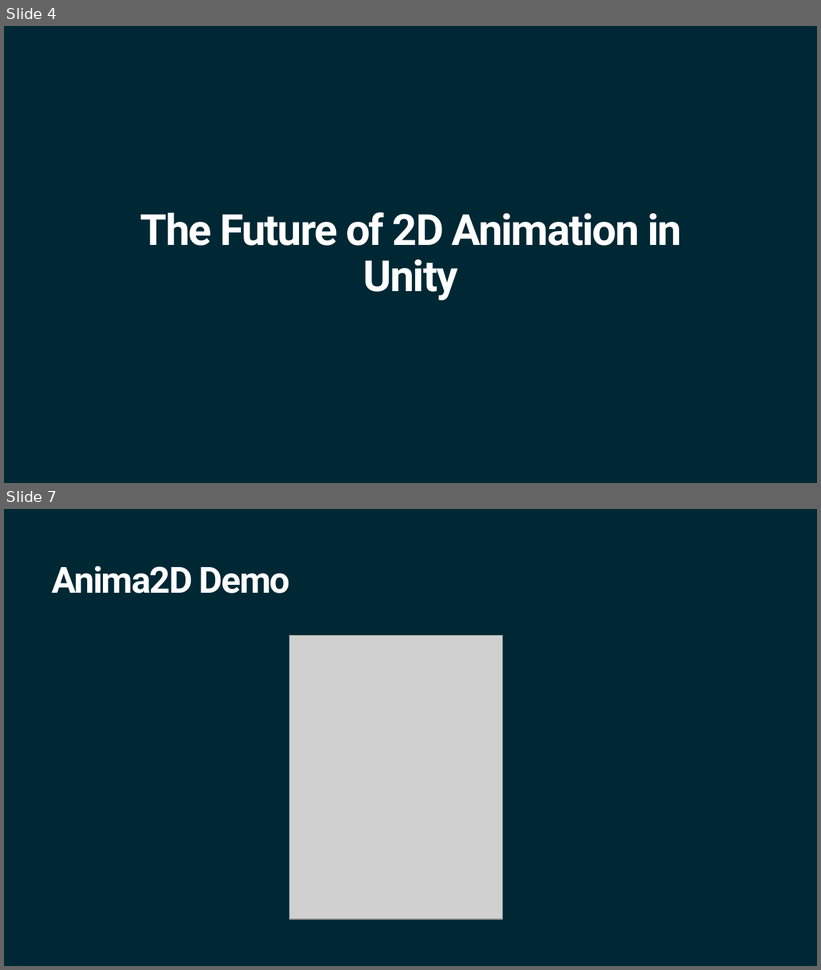
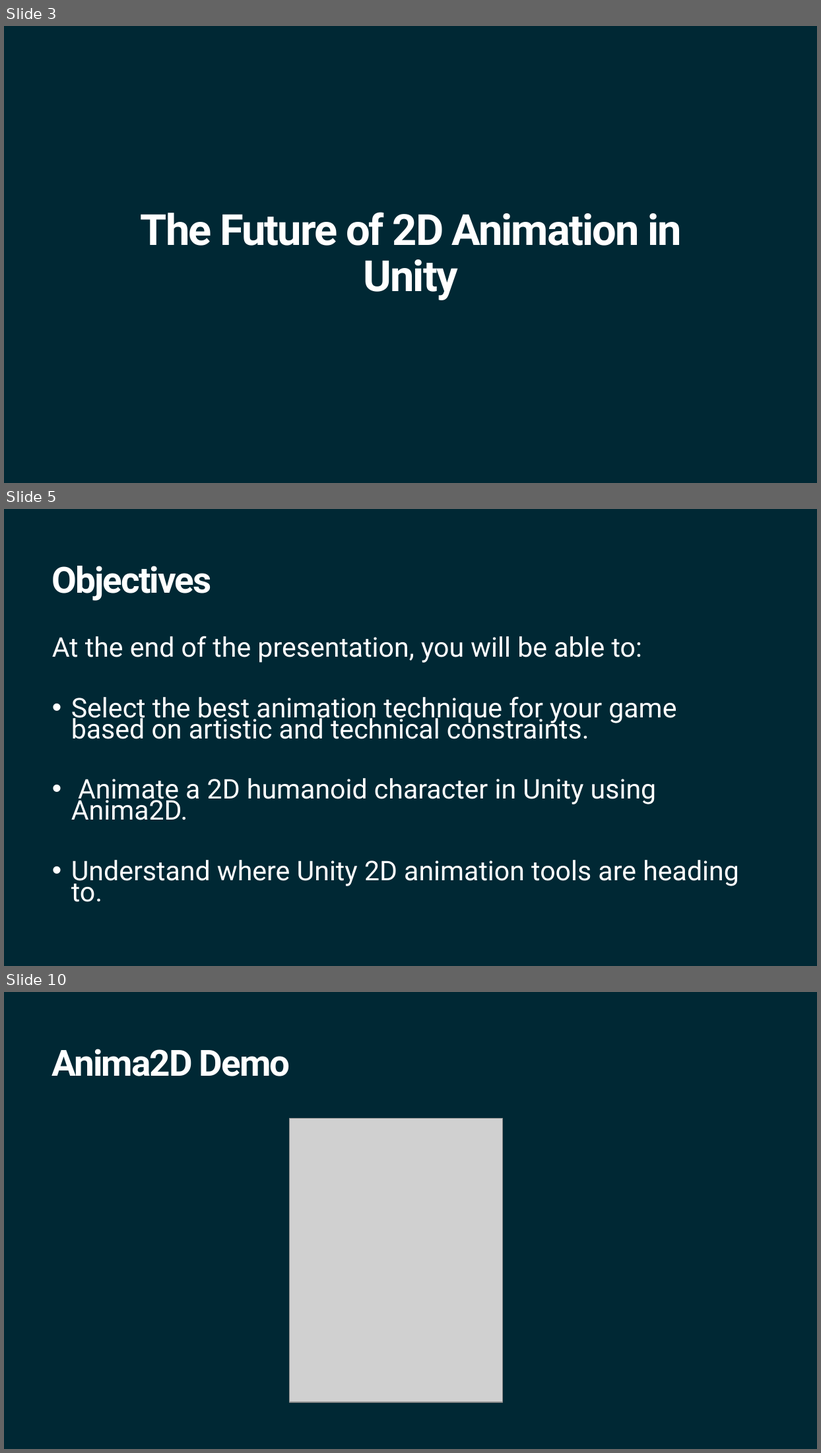
Before and after one commit to ArturoNereu/Unity2DAnimation, a slide deck: Presentations/Future2DAnim_Tokyo.pptx. Shown one above the other, each under a label of ours: slides 4 and 7 before the commit, slides 3, 5 and 10 after it; the slides between them are not shown. The pictures are 821x970 and 821x1453 pixels, drawn with LibreOffice and Linux fonts; fonts in the diff are those of the drawing; grey boxes stand for pictures; background and template pictures are left out. Boxes give left, top, right and bottom in pixels: in the first picture for what was removed or moved away, otherwise in the second. Text is boxed around its words. In the diff, an @@ line names an element or a change of style, - is before the commit and + after.

```diff
--- a/Presentations/Future2DAnim_Tokyo.pptx
+++ b/Presentations/Future2DAnim_Tokyo.pptx
@@ slide 5 added at [4,509,817,966], background #002834 @@
@@ title added at [52,566,212,601], 32 pt, text #FFFFFF, bold @@
+Objectives
@@ text added at [52,636,739,902], 24 pt, text #FFFFFF @@
+At the end of the presentation, you will be able to:
+• Select the best animation technique for your game based on artistic and technical constraints.
+• Animate a 2D humanoid character in Unity using Anima2D.
+• Understand where Unity 2D animation tools are heading to.
@@ what was slide 4 is now slide 3 @@
@@ what was slide 7 is now slide 10 @@
```
Also in this commit, not shown: 3 slides changed, 3 other slides added, 1 slide removed.
